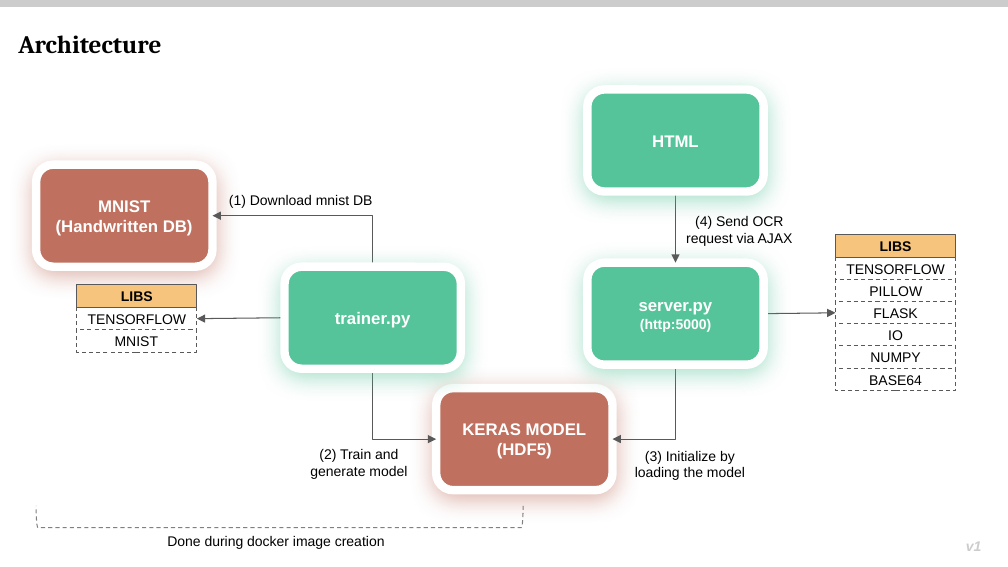
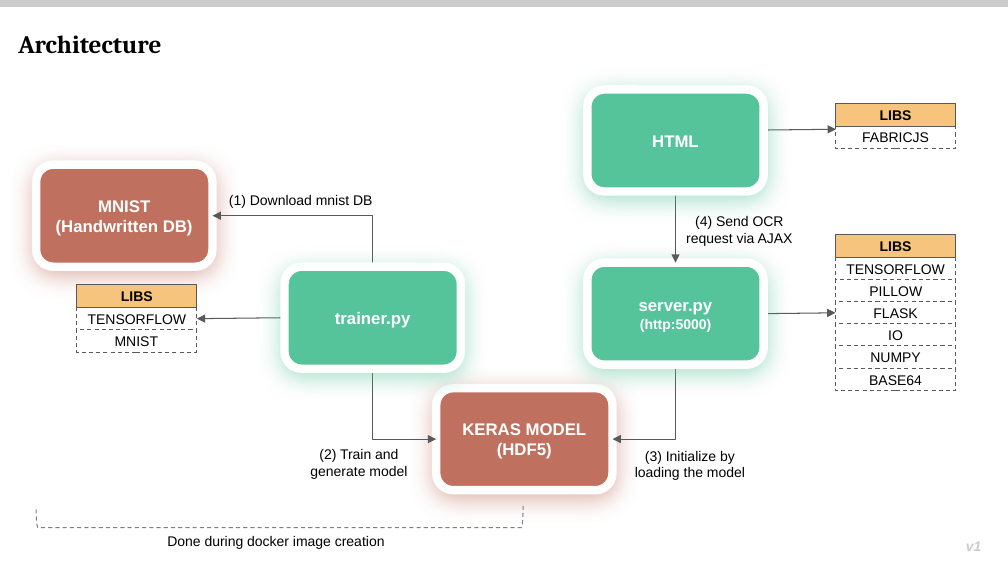
Before and after one commit to masterjk/keras-number-ocr, a slide deck: slide 1 of static/Keras-Number-OCR.pptx. Drawn at 1008x567 pixels with LibreOffice and Linux fonts; fonts in the diff are those of the drawing. Boxes give left, top, right and bottom in pixels: in the first picture for what was removed or moved away, otherwise in the second. Text is boxed around its words. In the diff, an @@ line names an element or a change of style, - is before the commit and + after.

```diff
--- a/static/Keras-Number-OCR.pptx
+++ b/static/Keras-Number-OCR.pptx
@@ rectangle added at box(836, 104, 956, 127), fill #F6C47C, outline #595959 0.75 pt, 10 pt, text #000000, bold @@
+LIBS
@@ arrow added from (764, 130) to (836, 129), #595959 0.75 pt @@
@@ rectangle added at box(836, 126, 956, 149), fill #FFFFFF, outline #595959 0.75 pt dashed, 10 pt, text #000000 @@
+FABRICJS
```
Also in this commit, not shown: 3 other files.
